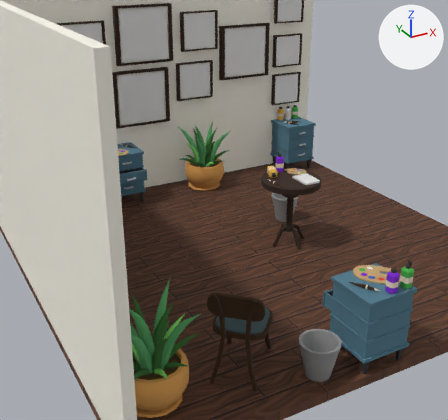
The glTF model apps/web/static/models/studio.glb, before and after one commit.
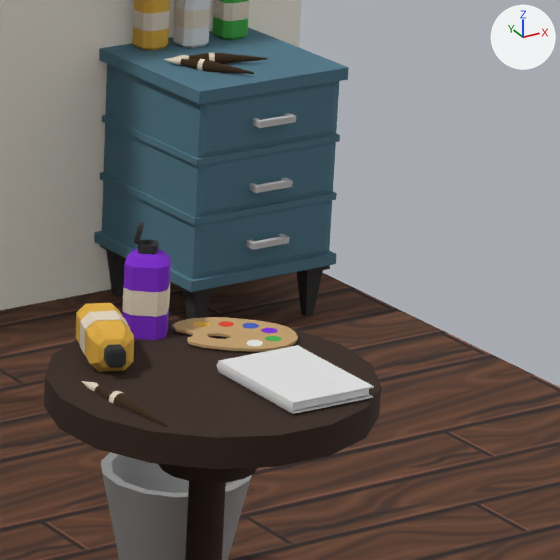
Each version is shown from a camera (50 mm lens) standing at (-2.636, -4.188, 2.535) and looking at (-0.279, 0.098, 0.392), then close up on the part from 57% to 79% of the width and 27% to 50% of the height. Lighting does not change. The marker at upper right points along +X, +Y and +Z. The first two pictures are the older version. Where no turn or scale is listed for an object, it has been applied to the vertices.

Objects in the first close-up: 'Architexture_0.001', 'Architexture_1.001', 'Cone.001_����p kutusu_0', 'Cube.001_k_ayak_0', 'Cube.001_koyumavi_0', 'Cube.018_boyaetiketi_0', 'Cube.018_mor boya_0', 'Cube.019_sar�� boya_0', 'Cube.021_sar�� boya_0', 'Cylinder.012_sehpa_0', 'Plane.001_duvar_0', 'Plane_zemin_0', 'main-pallete' and 14 more.
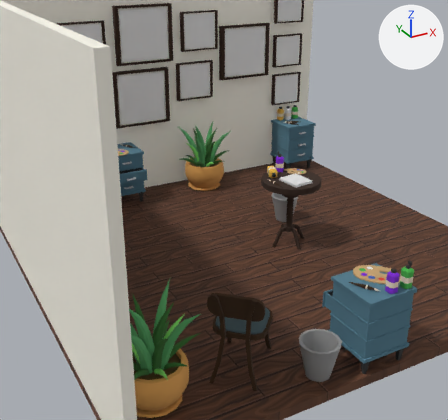
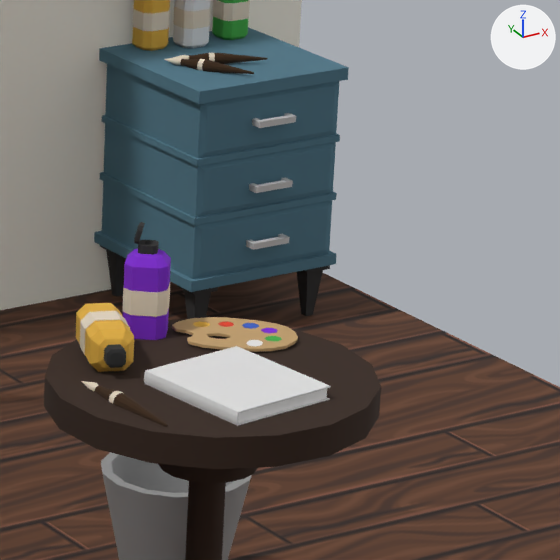
Commit message: 🎨 assets(web): update studio GLB models

Location of each change, (x1, y1, x2, y2) in pixels of the close-ups (560 x 560 px):
'Architexture_0.001', moved, turned, rescaled: before (217, 345, 374, 414); after (144, 346, 331, 426)
'Architexture_1.001', moved, turned, rescaled: before (217, 364, 369, 410); after (238, 389, 327, 423)

Diff of the bpy script that builds the scene:
```diff
--- a/apps/web/static/models/studio.glb.py
+++ b/apps/web/static/models/studio.glb.py
@@ ob_architexture_0_001 @@
 ob_architexture_0_001.parent = ob_architexture_001
-ob_architexture_0_001.location = (0.278, 0.128, 0.394)
-ob_architexture_0_001.rotation_euler = (0.0, 1.509, 0.0)  # degrees (0, 86, 0)
-ob_architexture_0_001.scale = (0.709, 0.709, 0.709)
+ob_architexture_0_001.location = (0.289, 0.128, 0.785)
+ob_architexture_0_001.rotation_euler = (0.0, 1.375, 0.0)  # degrees (0, 79, 0)
+ob_architexture_0_001.scale = (0.897, 0.897, 0.748)
@@ ob_architexture_1_001 @@
 ob_architexture_1_001.parent = ob_architexture_001
-ob_architexture_1_001.location = (0.295, 0.128, 0.396)
-ob_architexture_1_001.rotation_euler = (0.0, 1.509, 0.0)  # degrees (0, 86, 0)
-ob_architexture_1_001.scale = (0.709, 0.709, 0.709)
+ob_architexture_1_001.location = (0.289, 0.128, 0.787)
+ob_architexture_1_001.rotation_euler = (0.0, 1.375, 0.0)  # degrees (0, 79, 0)
+ob_architexture_1_001.scale = (0.897, 0.897, 0.748)
```
